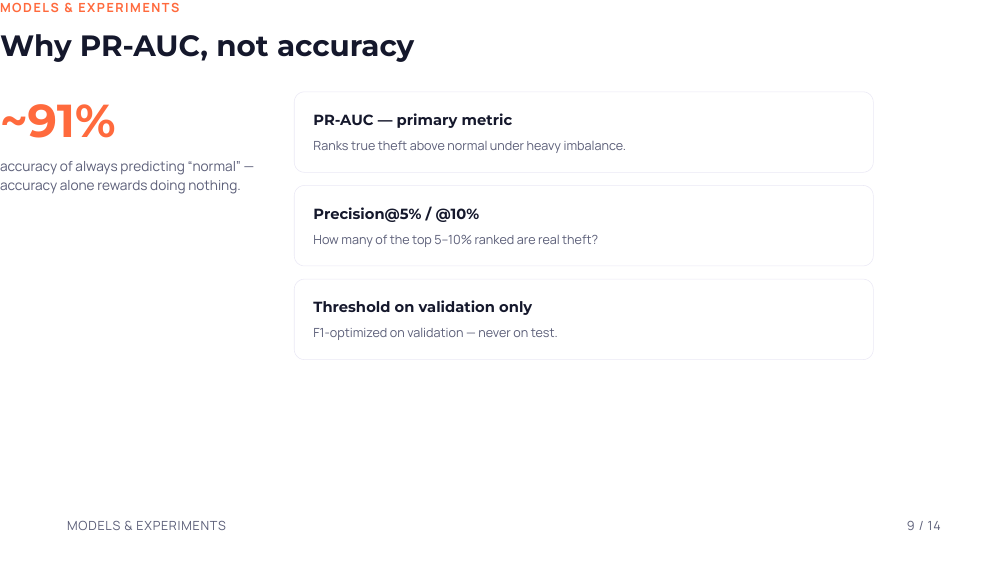
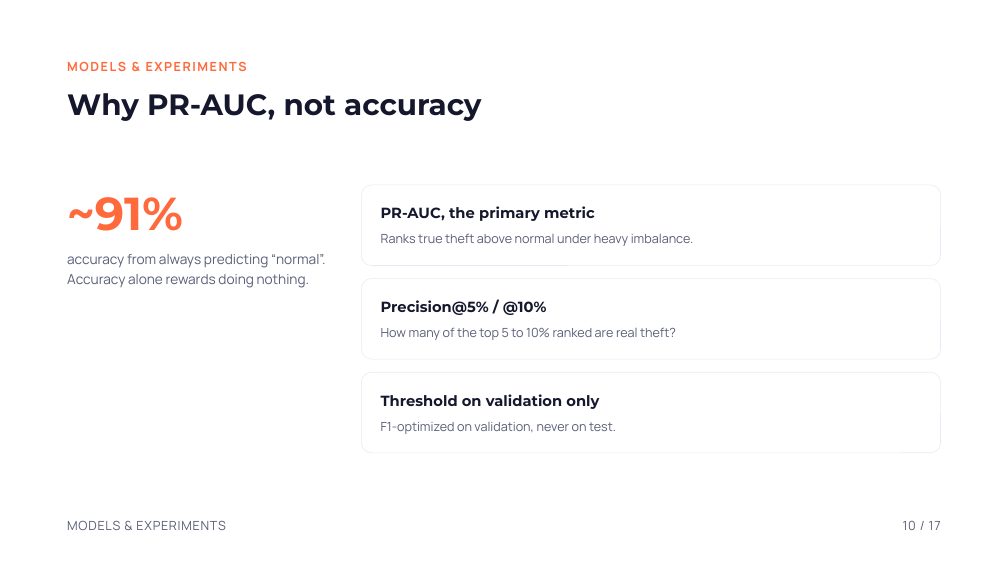
Before and after one commit to paarthjpg/electricity-theft-detection, a slide deck: slide 10 of Electricity Theft Detection Using Machine Learning.pptx (slide 9 before the commit). Drawn at 1008x567 pixels with LibreOffice and Linux fonts; fonts in the diff are those of the drawing. Boxes give left, top, right and bottom in pixels: in the first picture for what was removed or moved away, otherwise in the second. Text is boxed around its words. In the diff, an @@ line names an element or a change of style, - is before the commit and + after.

Commit message:
Deck: real slide margins, centered content, real-data charts
Give every slide proper 128px margins instead of text sitting in the
top-left corner, center each slide's content between title and footer,
drop em dashes, and add three slides built from real project data:
actual normal vs theft consumption curves, precision-recall curves with
the XGBoost confusion matrix, and the risk-score distribution behind
the top-5% inspection list.

```diff
--- a/Electricity Theft Detection Using Machine Learning.pptx
+++ b/Electricity Theft Detection Using Machine Learning.pptx
@@ text "MODELS & EXPERIMENTS": place and size @@
-text "MODELS & EXPERIMENTS" at [0, 2, 179, 12]
+text "MODELS & EXPERIMENTS" at [67, 61, 247, 71]
@@ title "Why PR-AUC, not accuracy": place and size @@
-title "Why PR-AUC, not accuracy" at [0, 34, 414, 62]
+title "Why PR-AUC, not accuracy" at [67, 93, 481, 121]
@@ text at [381, 206, 595, 221]: text changed @@
-PR-AUC — primary metric
+PR-AUC, the primary metric
@@ text at [67, 254, 325, 288]: text changed @@
-accuracy of always predicting “normal” — accuracy alone rewards doing nothing.
+accuracy from always predicting “normal”. Accuracy alone rewards doing nothing.
@@ 4 texts, 3 rounded rectangles: place and size @@
-4 texts, 3 rounded rectangles at [0, 91, 873, 360]
+4 texts, 3 rounded rectangles at [67, 185, 941, 453]
@@ text at [381, 327, 676, 340]: text changed @@
-How many of the top 5–10% ranked are real theft?
+How many of the top 5 to 10% ranked are real theft?
@@ text at [381, 422, 616, 434]: text changed @@
-F1-optimized on validation — never on test.
+F1-optimized on validation, never on test.
@@ text at [903, 521, 941, 530]: text changed @@
-9 / 14
+10 / 17
```
Also in this commit, not shown: 13 other slides changed, 3 slides added.
